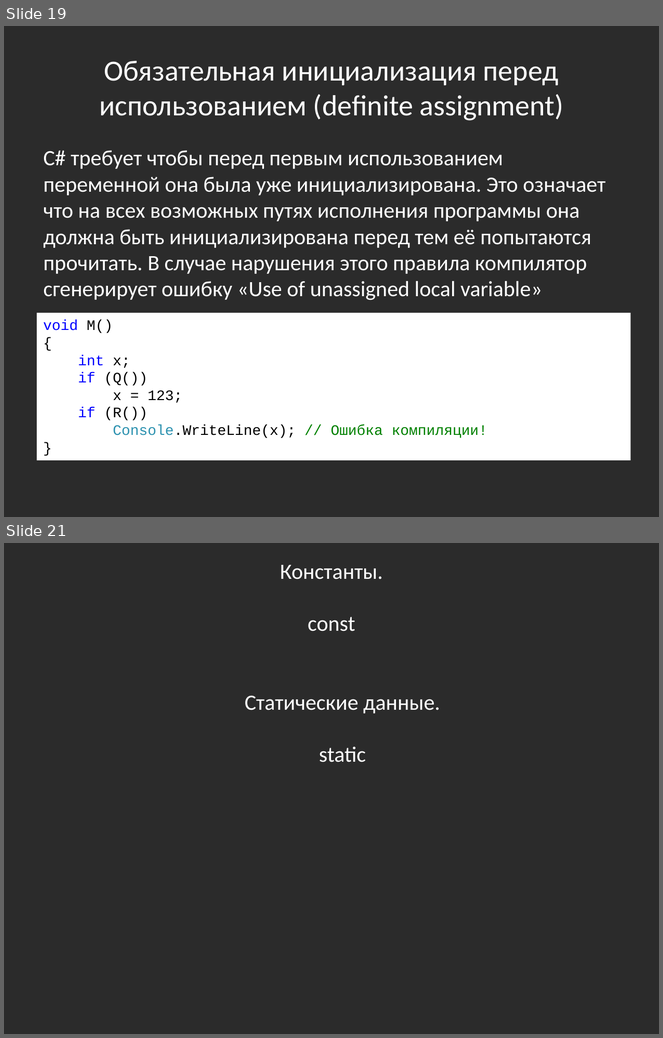
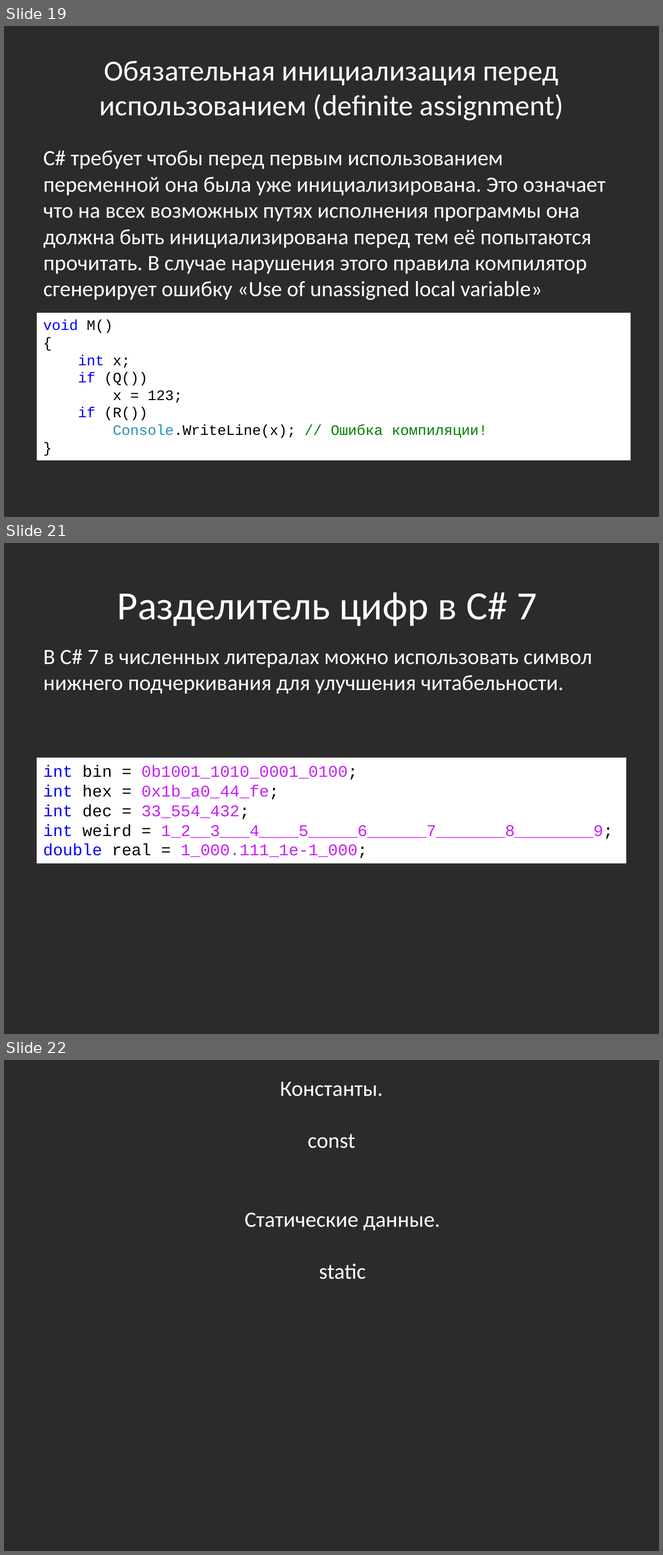
Before and after one commit to bazile/Training, a slide deck: Presentation/lesson-01.pptx. Shown one above the other, each under a label of ours: slides 19 and 21 before the commit, slides 19, 21 and 22 after it; the slides between them are not shown. The pictures are 663x1038 and 663x1555 pixels, drawn with LibreOffice and Linux fonts; fonts in the diff are those of the drawing; background and template pictures are left out; a plain dark background stands for a picture behind light text. Boxes give left, top, right and bottom in pixels: in the first picture for what was removed or moved away, otherwise in the second. Text is boxed around its words. In the diff, an @@ line names an element or a change of style, - is before the commit and + after.

```diff
--- a/Presentation/lesson-01.pptx
+++ b/Presentation/lesson-01.pptx
@@ slide 21 added at (4,543,659,1034), background picture (left out) @@
@@ title added at (117,592,537,626), 44 pt, text #FFFFFF @@
+Разделитель цифр в C# 7
@@ text added at (44,649,592,694), 24 pt, text #FFFFFF @@
+В C# 7 в численных литералах можно использовать символ нижнего подчеркивания для улучшения читабельности.
@@ rectangle added at (37,758,626,864), fill #FFFFFF, 18 pt, text #C81EFA @@
+int bin = 0b1001_1010_0001_0100;
+int hex = 0x1b_a0_44_fe;
+int dec = 33_554_432;
+int weird = 1_2__3___4____5_____6______7_______8________9;
+double real = 1_000.111_1e-1_000;
@@ what was slide 21 is now slide 22 @@
```
Also in this commit, not shown: 4 slides changed, 4 other files.
